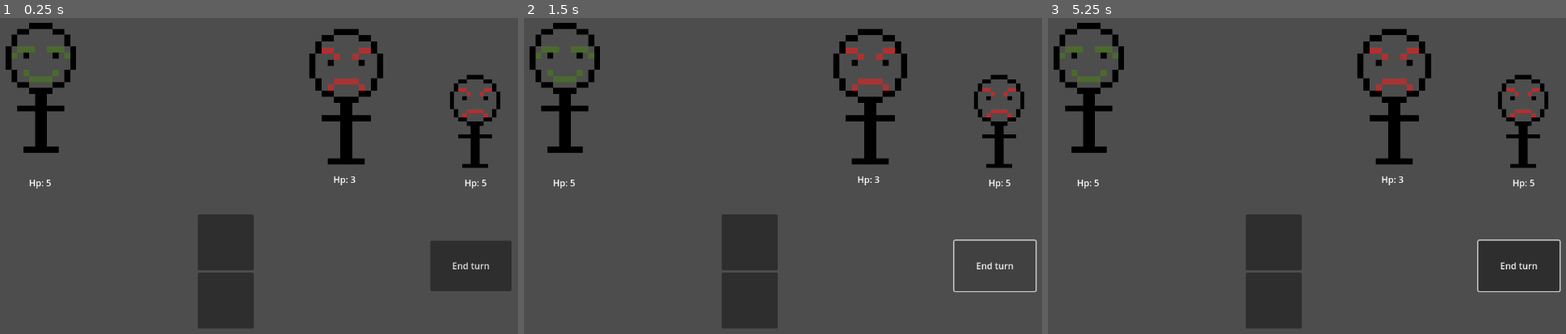
Above: before the commit, frames 1-3 (left to right).
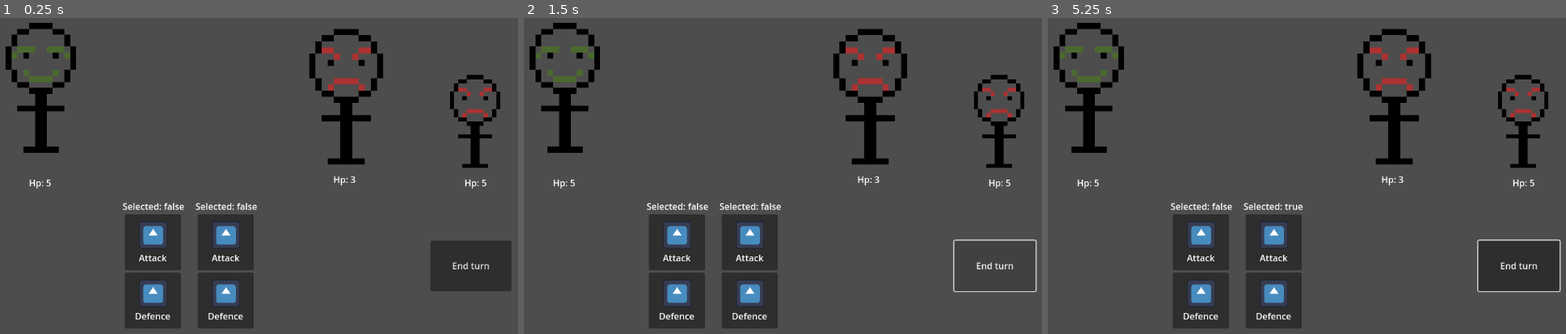
Above: after the commit, the same moments.

Repository: byKrem/WizardClip
Game: Godot game, scene res://Scenes/GameScreens/battle_screen.tscn
The game is run twice, just before and just after one commit, with the same random seed, the same clock (stepped at 60 frames per second) and the same inputs. The project has no main scene, so this scene is started directly. The engine's default icon, where the game draws it, is replaced by a stand-in: a white triangle on a blue panel in a dark square.
Inputs (mouse positions are in pixels of both pictures, inside the frame that each line leads up to):
- Up to frame 1 (0.25 s): no input
- Up to frame 2 (1.5 s): click "End turn" at 0.5 s; click "End turn" at 1.25 s
- Up to frame 3 (5.25 s): click "End turn" at 2 s; tap Enter at 2.75, 4.25 s; move the mouse to (1420, 138) at 2.77 s; press the mouse at (1420, 138) at 2.78 s; release the mouse at (1420, 138) at 3.5 s; tap Space at 3.5, 5 s; drag from (1146, 172) to (1244, 226) at 3.52 s; move the mouse to (1343, 74) at 4.27 s; press the mouse at (1343, 74) at 4.28 s; release the mouse at (1343, 74) at 5 s; drag from (1244, 226) to (1084, 100) at 5.02 s

The runs differ from the first frame. In frame 1, 4.6% of the frame differs, in the area x 23-50%, y 58-99%; in frame 2, 4.6%; in frame 3, 4.6%.

Commit message:
Added clip and enemy selection for battle screen
Not fully implemented yet, but for testing purpuses it works

Diff:
--- /dev/null
+++ b/Scenes/Components/selection_area_2d.gd
@@ -0,0 +1,24 @@
+extends Area2D
+class_name SelectionArea2D
+
+signal selection_toggled(selection: bool)
+
+@onready var parent: Node = $".."
+
+@export var group_name = "selected"
+
+var selected: bool = false
+
+func _input(event: InputEvent) -> void:
+	if event.is_action_pressed("left_click"):
+		set_selected(!selected)
+
+func set_selected(value: bool):
+	selected = value
+	if selected:
+		get_tree().call_group(group_name, set_selected.get_method(), false)
+		parent.add_to_group(group_name)
+	else:
+		parent.remove_from_group(group_name)
+
+	selection_toggled.emit(value)
--- /dev/null
+++ b/Scenes/Components/selection_area_2d.tscn
@@ -0,0 +1,6 @@
+[gd_scene load_steps=2 format=3 uid="uid://k0160xghyww"]
+
+[ext_resource type="Script" uid="uid://44pm320wx8ij" path="res://Scenes/Components/selection_area_2d.gd" id="1_vpcet"]
+
+[node name="SelectionArea2D" type="Area2D"]
+script = ExtResource("1_vpcet")
--- a/Scenes/GameScreens/battle_screen.gd
+++ b/Scenes/GameScreens/battle_screen.gd
@@ -2,7 +2,7 @@
 
 var current_turn: int = 0
 
-var player: Player
+@onready var player: Player = %Player
 var enemies: Array[Enemy]
 
 var selected_clip : Clip
@@ -15,3 +15,13 @@
 		if ability is BaseClipAbility:
 			ability.apply_effect(player)
 			ability.apply_on_enemy(selected_enemy)
+
+
+func _on_button_pressed() -> void:
+	selected_clip = get_tree().get_nodes_in_group("selected_clip").pop_back()
+	selected_enemy = get_tree().get_nodes_in_group("selected_enemy").pop_back()
+
+	if selected_clip == null or selected_enemy == null:
+		return
+
+	_use_selected_clip()
--- a/Scenes/GameScreens/battle_screen.tscn
+++ b/Scenes/GameScreens/battle_screen.tscn
@@ -1,15 +1,39 @@
-[gd_scene load_steps=6 format=3 uid="uid://bm4bcvtbyq2i"]
+[gd_scene load_steps=13 format=3 uid="uid://bm4bcvtbyq2i"]
 
 [ext_resource type="PackedScene" uid="uid://c2dd1rl2jugl0" path="res://Scenes/Entities/player.tscn" id="1_7lyyc"]
 [ext_resource type="Script" uid="uid://cshbgbikaosbr" path="res://Scenes/GameScreens/battle_screen.gd" id="1_tojfu"]
 [ext_resource type="Texture2D" uid="uid://ddacfb2hfnwmw" path="res://Assets/Images/tmpChar1.png" id="2_k86ov"]
 [ext_resource type="Script" uid="uid://fbae0ss7bgvp" path="res://Scripts/Enemy.gd" id="4_o50yb"]
 [ext_resource type="PackedScene" uid="uid://ddbce83um8qp7" path="res://Scenes/UI/clip.tscn" id="5_anwhw"]
+[ext_resource type="PackedScene" uid="uid://k0160xghyww" path="res://Scenes/Components/selection_area_2d.tscn" id="5_np2wn"]
+[ext_resource type="Script" uid="uid://b73did8tphcyv" path="res://Scripts/ClipAbilities/AttackAbility.gd" id="6_yhq5b"]
+[ext_resource type="Texture2D" uid="uid://c6mlblookc0qg" path="res://icon.svg" id="7_np2wn"]
+[ext_resource type="Script" uid="uid://dx48enfgcnswf" path="res://Scripts/ClipAbilities/DefenceAbility.gd" id="8_rw3hn"]
+
+[sub_resource type="RectangleShape2D" id="RectangleShape2D_rw3hn"]
+size = Vector2(12.4545, 22.8182)
+
+[sub_resource type="Resource" id="Resource_2uubq"]
+script = ExtResource("6_yhq5b")
+value = 2
+texture = ExtResource("7_np2wn")
+name = "Attack"
+weight = 2
+metadata/_custom_type_script = "uid://b73did8tphcyv"
+
+[sub_resource type="Resource" id="Resource_ncpqh"]
+script = ExtResource("8_rw3hn")
+value = 5
+texture = ExtResource("7_np2wn")
+name = "Defence"
+weight = 1
+metadata/_custom_type_script = "uid://dx48enfgcnswf"
 
 [node name="BattleScreen" type="Node2D"]
 script = ExtResource("1_tojfu")
 
 [node name="Player" parent="." instance=ExtResource("1_7lyyc")]
+unique_name_in_owner = true
 position = Vector2(240, 162)
 
 [node name="Enemy" type="Sprite2D" parent="."]
@@ -18,11 +42,27 @@
 texture = ExtResource("2_k86ov")
 script = ExtResource("4_o50yb")
 
+[node name="SelectionArea2D" parent="Enemy" instance=ExtResource("5_np2wn")]
+group_name = "selected_enemy"
+
+[node name="CollisionShape2D" type="CollisionShape2D" parent="Enemy/SelectionArea2D"]
+position = Vector2(0.136368, 4.13636)
+scale = Vector2(1, 1)
+shape = SubResource("RectangleShape2D_rw3hn")
+
 [node name="Enemy2" type="Sprite2D" parent="."]
 position = Vector2(1015, 234)
 scale = Vector2(7.5625, 7.5625)
 texture = ExtResource("2_k86ov")
 script = ExtResource("4_o50yb")
+
+[node name="SelectionArea2D" parent="Enemy2" instance=ExtResource("5_np2wn")]
+group_name = "selected_enemy"
+
+[node name="CollisionShape2D" type="CollisionShape2D" parent="Enemy2/SelectionArea2D"]
+position = Vector2(0.136368, 4.13636)
+scale = Vector2(1, 1)
+shape = SubResource("RectangleShape2D_rw3hn")
 
 [node name="UI" type="CanvasLayer" parent="."]
 
@@ -37,6 +77,36 @@
 offset_right = -61.0
 offset_bottom = -223.0
 grow_vertical = 0
+group_name = "selected_clip"
+
+[node name="AbilityDice" parent="UI/Clip/AbilityInventory/GridContainer" index="0"]
+mouse_filter = 2
+ClipAbility = SubResource("Resource_2uubq")
+
+[node name="AbilityDice2" parent="UI/Clip/AbilityInventory/GridContainer" index="1"]
+mouse_filter = 2
+ClipAbility = SubResource("Resource_ncpqh")
+
+[node name="Clip2" parent="UI" instance=ExtResource("5_anwhw")]
+anchors_preset = 7
+anchor_left = 0.5
+anchor_top = 1.0
+anchor_right = 0.5
+anchor_bottom = 1.0
+offset_left = -191.0
+offset_top = -223.0
+offset_right = -191.0
+offset_bottom = -223.0
+grow_vertical = 0
+group_name = "selected_clip"
+
+[node name="AbilityDice" parent="UI/Clip2/AbilityInventory/GridContainer" index="0"]
+mouse_filter = 2
+ClipAbility = SubResource("Resource_2uubq")
+
+[node name="AbilityDice2" parent="UI/Clip2/AbilityInventory/GridContainer" index="1"]
+mouse_filter = 2
+ClipAbility = SubResource("Resource_ncpqh")
 
 [node name="Button" type="Button" parent="UI"]
 offset_left = 935.0
@@ -65,3 +135,10 @@
 offset_right = 1036.0
 offset_bottom = 385.0
 text = "Hp: 5"
+
+[connection signal="pressed" from="UI/Button" to="." method="_on_button_pressed"]
+
+[editable path="UI/Clip"]
+[editable path="UI/Clip/AbilityInventory"]
+[editable path="UI/Clip2"]
+[editable path="UI/Clip2/AbilityInventory"]
--- a/Scenes/UI/clip.gd
+++ b/Scenes/UI/clip.gd
@@ -1,13 +1,39 @@
 extends Panel
 class_name Clip
 
+signal selection_toggled(selection: bool)
+
 @onready var ability_inventory: AbilityInventory = $AbilityInventory
+@onready var label: Label = $Label
+
 
 # TODO: If in battle state lock drag'n'drop for ability dices
 # And make drag'n'drop for entire clip (Selected clip -> Selected Enemy)
 
 # TODO: Create resource strategy for abilities modifiers
 var clip_effect
+var selected = false
+@export var group_name = "selected"
+
+func _ready() -> void:
+	gui_input.connect(_gui_input)
+
+func _gui_input(event):
+	if event is InputEventMouseButton:
+		if event.is_action_pressed("left_click"):
+			set_selected(!selected)
+			accept_event()
+
+func set_selected(value: bool):
+	selected = value
+	if selected:
+		get_tree().call_group(group_name, set_selected.get_method(), false)
+		add_to_group(group_name)
+	else:
+		remove_from_group(group_name)
+
+	label.text = "Selected: " + str(selected)
+	selection_toggled.emit(value)
 
 func get_abilities() -> Array[BaseClipAbility]:
 	var abilities = ability_inventory.get_abilities()
--- a/Scenes/UI/clip.tscn
+++ b/Scenes/UI/clip.tscn
@@ -24,8 +24,18 @@
 
 [node name="AbilityDice" parent="AbilityInventory/GridContainer" index="0" instance=ExtResource("1_mchha")]
 layout_mode = 2
+mouse_filter = 1
 
 [node name="AbilityDice2" parent="AbilityInventory/GridContainer" index="1" instance=ExtResource("1_mchha")]
 layout_mode = 2
+mouse_filter = 1
+
+[node name="Label" type="Label" parent="."]
+layout_mode = 0
+offset_left = 1.0
+offset_top = -21.0
+offset_right = 112.0
+offset_bottom = 2.0
+text = "Selected: false"
 
 [editable path="AbilityInventory"]
Not shown, added: Scenes/Components/selection_area_2d.gd.uid
